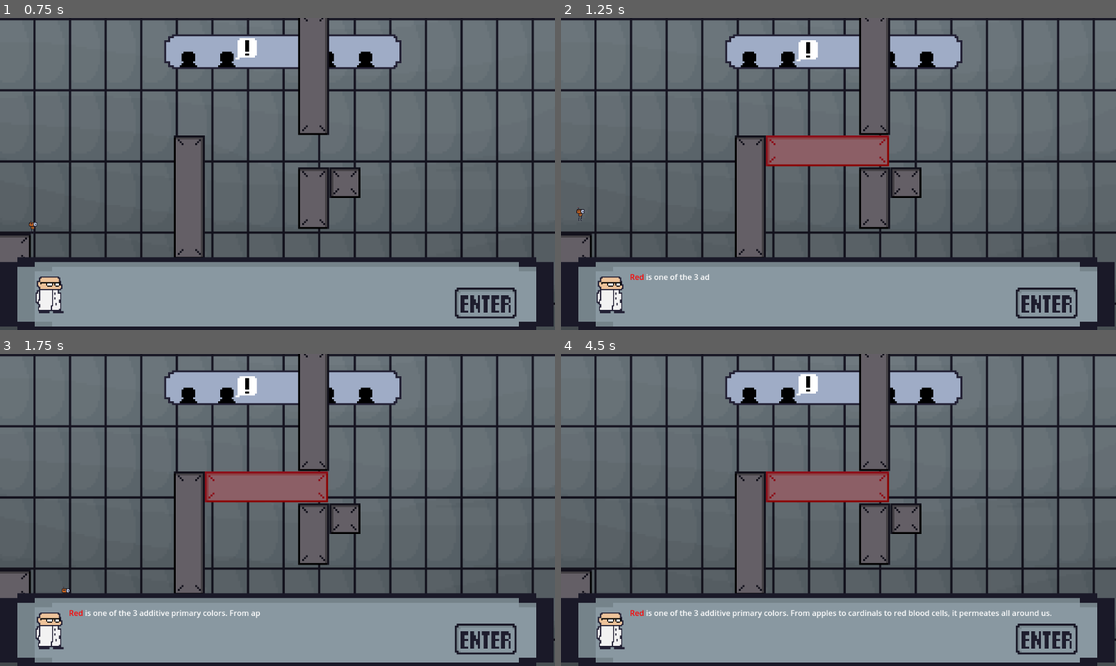
Above: before the commit, frames 1-4 (two rows, left to right).
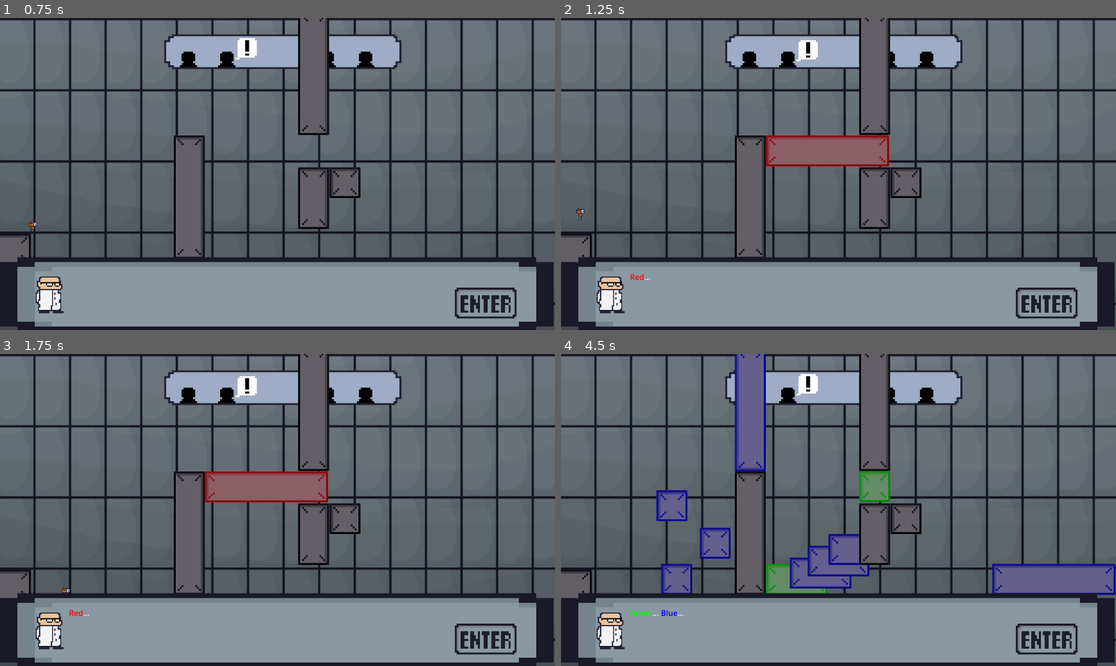
Above: after the commit, the same moments.

Repository: Gamnraa/gmtk2025
Game: Godot game, scene res://MainScene.tscn
Two runs of this game, one before a commit and one after it. Both use one fixed random seed, a clock stepped at 60 frames per second and the inputs below.
Inputs:
- Up to frame 1 (0.75 s): tap Enter (enter) at 0.5, 0.6 s; hold D (right) from 0.53 s (still down)
- Up to frame 2 (1.25 s): keep holding D (right); tap Space (jump) at 0.77 s
- Up to frame 3 (1.75 s): keep holding D (right); tap Enter (enter) at 1.35 s; tap Space (jump) at 1.52 s
- Up to frame 4 (4.5 s): release D (right) at 2.03 s; hold A (left) 2.03-2.78 s; tap Enter (enter) every 0.75 s from 2.1 to 4.35 s; hold D (right) 2.78-4.28 s; tap Space (jump) at 3.02, 3.5, 3.77 s; hold A (left) from 4.28 s (still down)

Frame 1 is identical in both runs. In frame 2, 0.1% of the frame differs, in the area x 15-27%, y 81-84%; in frame 3, 0.3%; in frame 4, 10%, in the area x 12-100%, y 0-85%.

Commit message:
New dialog for 2nd level set

Diff:
--- a/Scripts/dialogue_box.gd
+++ b/Scripts/dialogue_box.gd
@@ -8,7 +8,7 @@
 var player_input = true
 
 var dialog = null
-var tree_index = 0
+var tree_index = 1
 var dial_index = 0
 var dialog_tree = [
 	[
@@ -30,7 +30,16 @@
 		["DELAY", .33],
 		["SET_IMMEDIATE", "Green..."],
 		["DELAY", .15],
-
+		["ADD", " Blue..."],
+		["PROMPT", true],
+		["SET", "These colors, Red,"],
+		["DELAY", .20],
+		["ADD", " Green,"],
+		["DELAY", .40],
+		["ADD", " Blue."],
+		["DELAY", 1.25],
+		["ADD", " Surround us at all times."],
+		["PROMPT", true],
 	]
 ]
 
@@ -123,8 +132,12 @@
 
 func set_richtext(text):
 	parsed_message = text
+	current_message = text
 	$RichTextLabel.text = parsed_message.replace("Red", "[color=red]Red[/color]").replace("Green", "[color=green]Green[/color]").replace("Blue", "[color=blue]Blue[/color]")
 	pause(0)
+	validate_state()
+	#parsed_message = ""
+
 
 
 func _on_timer_timeout() -> void:
